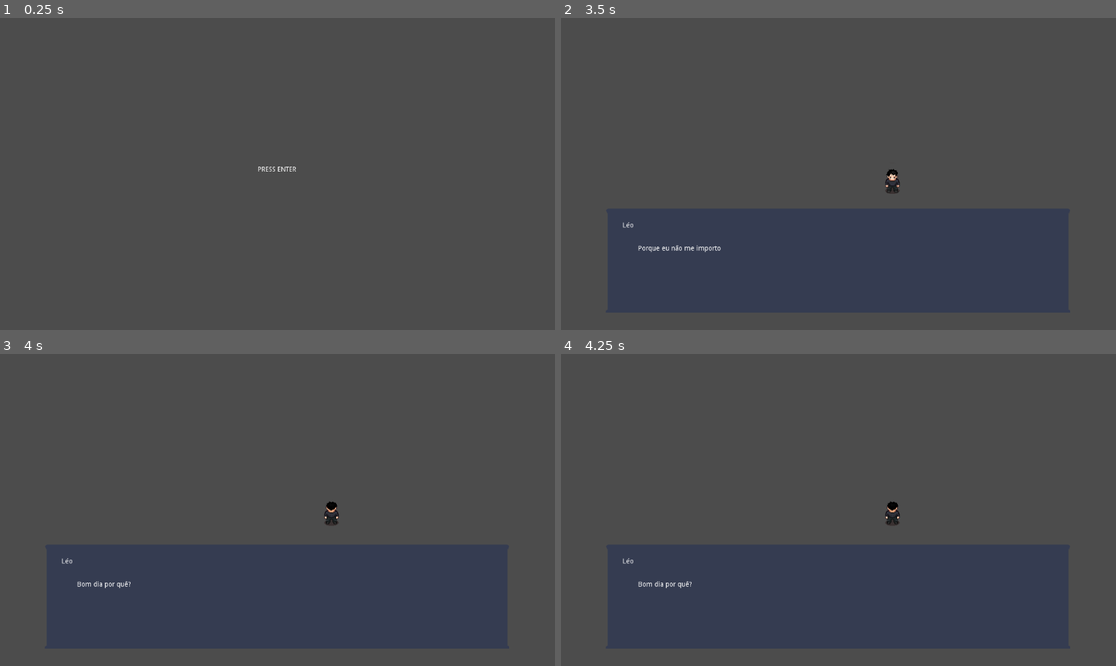
Above: before the commit, frames 1-4 (two rows, left to right).
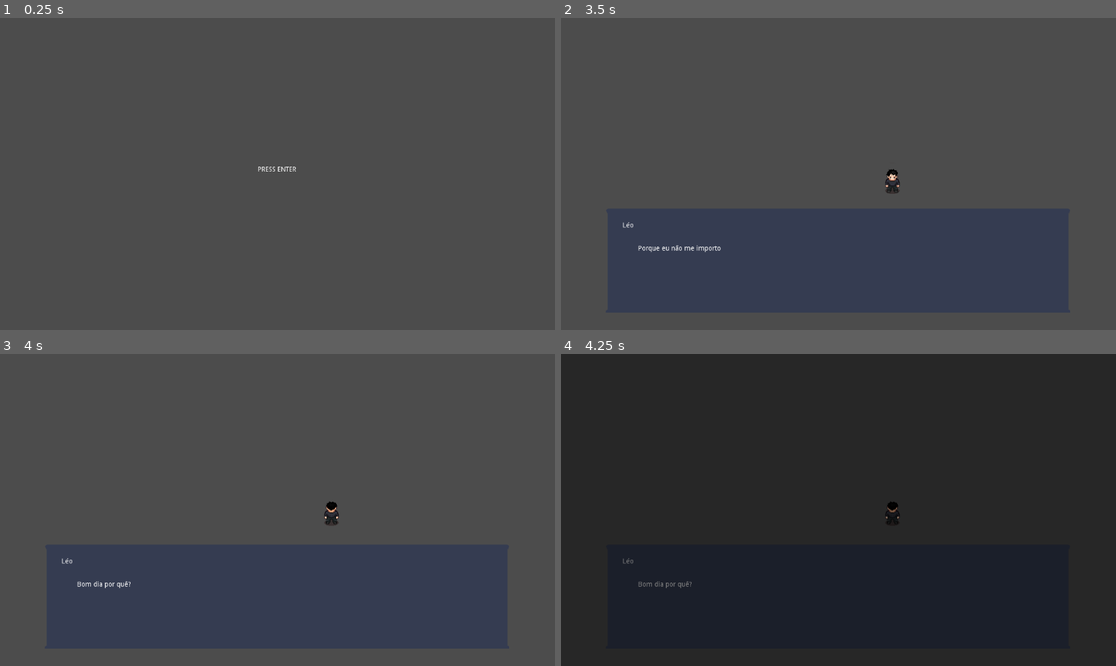
Above: after the commit, the same moments.

Repository: leonardosabino/lions
Game: Godot game, scene res://main.tscn
Same seed, same stepped clock (60 frames per second), same inputs: the game is played once before the commit and once after it. The engine's default icon, where the game draws it, is replaced by a stand-in: a white triangle on a blue panel in a dark square.
Inputs:
- Up to frame 1 (0.25 s): no input
- Up to frame 2 (3.5 s): tap Enter (ui_enter) at 0.5, 1.55, 2.85 s; hold Right (ui_right) 0.53-1.28 s; hold Enter (ui_enter) 0.53-1.28 s; hold Down (ui_down) 1.28-2.03 s; tap E (interact) at 1.35 s; tap Space (skip) at 2 s; hold Right (ui_right) 2.03-2.78 s; hold Enter (ui_enter) 2.03-2.78 s; hold Up (ui_up) from 2.78 s (still down)
- Up to frame 3 (4 s): tap Space (skip) at 3.5 s; release Up (ui_up) at 3.53 s; hold Left (ui_left) from 3.53 s (still down); hold E (interact) from 3.53 s (still down); tap Enter (ui_enter) at 3.8 s
- Up to frame 4 (4.25 s): keep holding Left (ui_left); keep holding E (interact); tap Escape (ui_cancel) at 4.15 s

Frames 1-3 are identical in both runs. In frame 4, 100% of the frame differs, in the area x 0-100%, y 0-100%.

Commit message:
add pause system and code improvement

Diff:
--- /dev/null
+++ b/main.gd
@@ -0,0 +1,12 @@
+extends Node2D
+
+var pauseScene = load("res://shared/pause/pause.tscn")
+
+func _input(event):
+	if !get_node("/root/main/").has_node("menu") && event.is_action_pressed("ui_cancel"):
+		_pause_menu()
+
+func _pause_menu():
+	if (!get_node("/root/main/").has_node("pause")):
+		get_node("/root/main/").add_child(pauseScene.instance())
+	pass
--- a/main.tscn
+++ b/main.tscn
@@ -1,7 +1,9 @@
-[gd_scene load_steps=2 format=2]
+[gd_scene load_steps=3 format=2]
 
 [ext_resource path="res://menu/menu.tscn" type="PackedScene" id=1]
+[ext_resource path="res://main.gd" type="Script" id=2]
 
 [node name="main" type="Node2D"]
+script = ExtResource( 2 )
 
 [node name="menu" parent="." instance=ExtResource( 1 )]
--- a/menu/menu.gd
+++ b/menu/menu.gd
@@ -5,8 +5,8 @@
 func _ready():
 	pass
 
-func _process(_delta):
-	if Input.is_action_just_pressed("ui_enter"):
+func _input(event):
+	if event.is_action_pressed("ui_enter"):
 		var game = scene_01.instance()
 		get_parent().add_child(game)
 		queue_free()
--- a/project.godot
+++ b/project.godot
@@ -25,6 +25,13 @@
 
 [input]
 
+ui_cancel={
+"deadzone": 0.5,
+"events": [ Object(InputEventKey,"resource_local_to_scene":false,"resource_name":"","device":0,"alt":false,"shift":false,"control":false,"meta":false,"command":false,"pressed":false,"scancode":16777217,"physical_scancode":0,"unicode":0,"echo":false,"script":null)
+, Object(InputEventJoypadButton,"resource_local_to_scene":false,"resource_name":"","device":0,"button_index":1,"pressure":0.0,"pressed":false,"script":null)
+, Object(InputEventKey,"resource_local_to_scene":false,"resource_name":"","device":0,"alt":false,"shift":false,"control":false,"meta":false,"command":false,"pressed":false,"scancode":0,"physical_scancode":16777217,"unicode":0,"echo":false,"script":null)
+ ]
+}
 ui_run={
 "deadzone": 0.5,
 "events": [ Object(InputEventKey,"resource_local_to_scene":false,"resource_name":"","device":0,"alt":false,"shift":false,"control":false,"meta":false,"command":false,"pressed":false,"scancode":16777237,"physical_scancode":0,"unicode":0,"echo":false,"script":null)
--- a/shared/dialog/dialog.tscn
+++ b/shared/dialog/dialog.tscn
@@ -4,6 +4,7 @@
 [ext_resource path="res://shared/dialog/dialog.gd" type="Script" id=2]
 
 [node name="CanvasLayer" type="CanvasLayer"]
+layer = 4
 script = ExtResource( 2 )
 
 [node name="NinePatchRect" type="NinePatchRect" parent="."]
--- /dev/null
+++ b/shared/pause/pause.gd
@@ -0,0 +1,14 @@
+extends Node2D
+
+func _ready():
+	get_tree().paused = true
+	pass
+
+func _input(event):
+	if event.is_action_pressed("ui_cancel"):
+		get_tree().paused = false
+		queue_free()
+	pass
+
+func _exit_tree():
+	get_tree().paused = false
--- /dev/null
+++ b/shared/pause/pause.tscn
@@ -0,0 +1,31 @@
+[gd_scene load_steps=3 format=2]
+
+[ext_resource path="res://shared/pause/pause.gd" type="Script" id=1]
+[ext_resource path="res://icon.png" type="Texture" id=2]
+
+[node name="pause" type="Node2D"]
+pause_mode = 2
+z_index = 2
+z_as_relative = false
+script = ExtResource( 1 )
+
+[node name="CanvasLayer" type="CanvasLayer" parent="."]
+layer = 5
+
+[node name="NinePatchRect" type="NinePatchRect" parent="CanvasLayer"]
+pause_mode = 2
+modulate = Color( 0, 0, 0, 0.482353 )
+self_modulate = Color( 0, 0, 0, 1 )
+margin_left = -265.0
+margin_top = -150.0
+margin_right = 1382.0
+margin_bottom = 807.0
+texture = ExtResource( 2 )
+region_rect = Rect2( -8.49997, -0.444443, 123.5, 84.4445 )
+patch_margin_left = 49
+patch_margin_top = 32
+patch_margin_right = 71
+patch_margin_bottom = 50
+__meta__ = {
+"_edit_use_anchors_": false
+}
--- a/shared/player/player.gd
+++ b/shared/player/player.gd
@@ -9,7 +9,7 @@
 pass
 
 func _move_player():
-	if (!get_tree().paused && active):
+	if (active):
 		var x = 0
 		var y = 0
 
